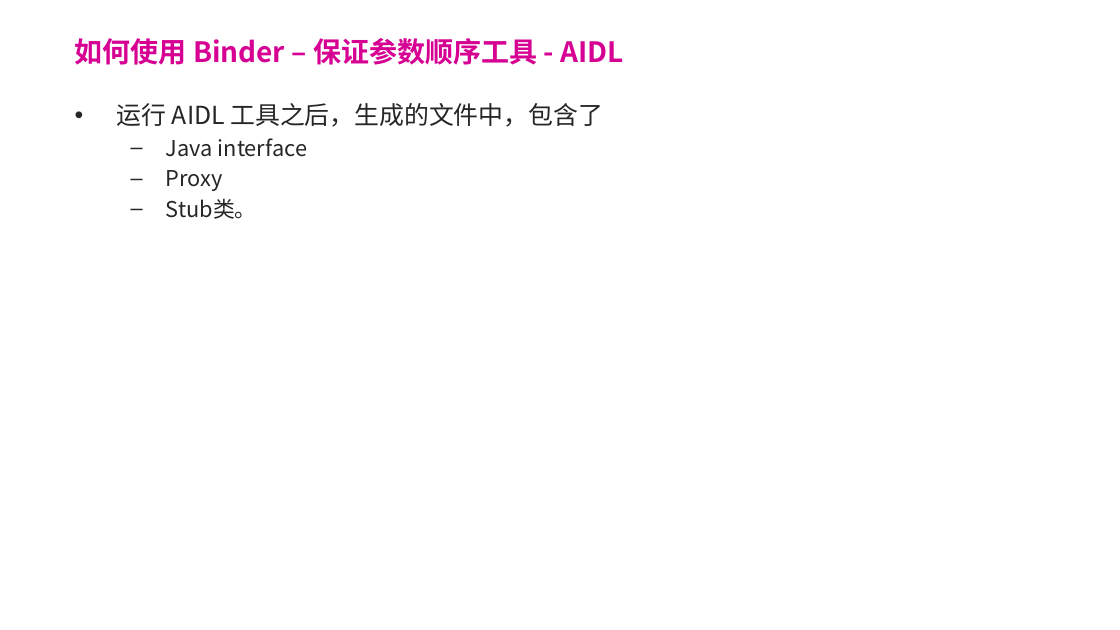
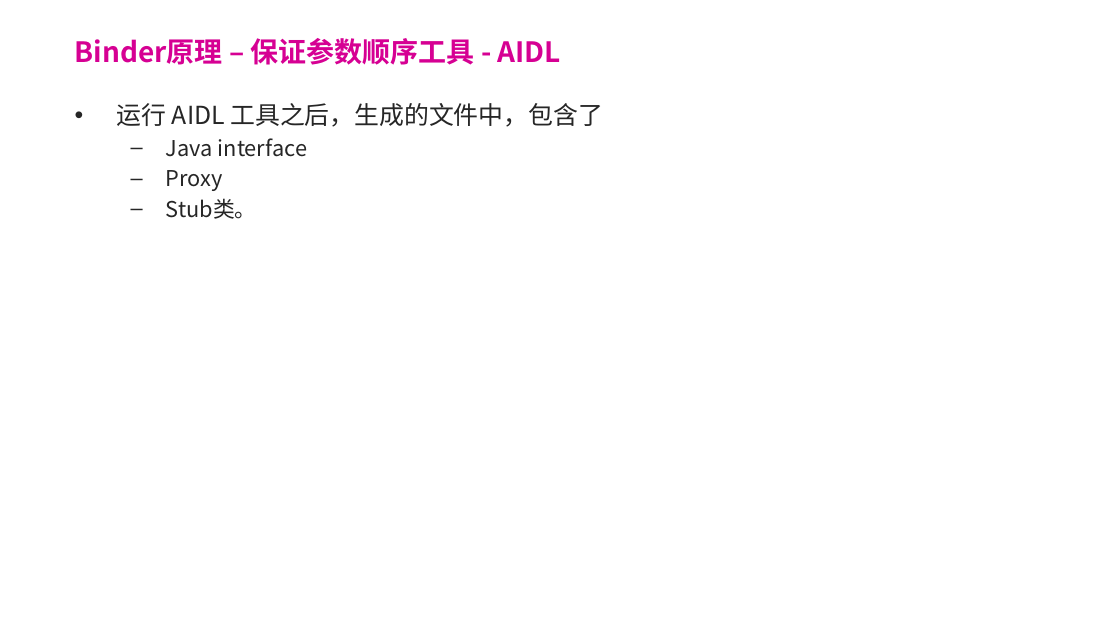
Before and after one commit to forsail/Study, a slide deck: slide 24 of notes/binder/binder简介.pptx (slide 23 before the commit). Drawn at 1120x630 pixels with LibreOffice and Linux fonts; fonts in the diff are those of the drawing; background and template pictures are left out. Boxes give left, top, right and bottom in pixels: in the first picture for what was removed or moved away, otherwise in the second. Text is boxed around its words. In the diff, an @@ line names an element or a change of style, - is before the commit and + after.

Commit message:
[binder] 完成ppt

```diff
--- a/notes/binder/binder简介.pptx
+++ b/notes/binder/binder简介.pptx
@@ title at [75, 38, 561, 65]: text changed @@
-如何使用 Binder – 保证参数顺序工具 - AIDL
+Binder原理 – 保证参数顺序工具 - AIDL
```
Also in this commit, not shown: 15 other slides changed, 2 slides added.
